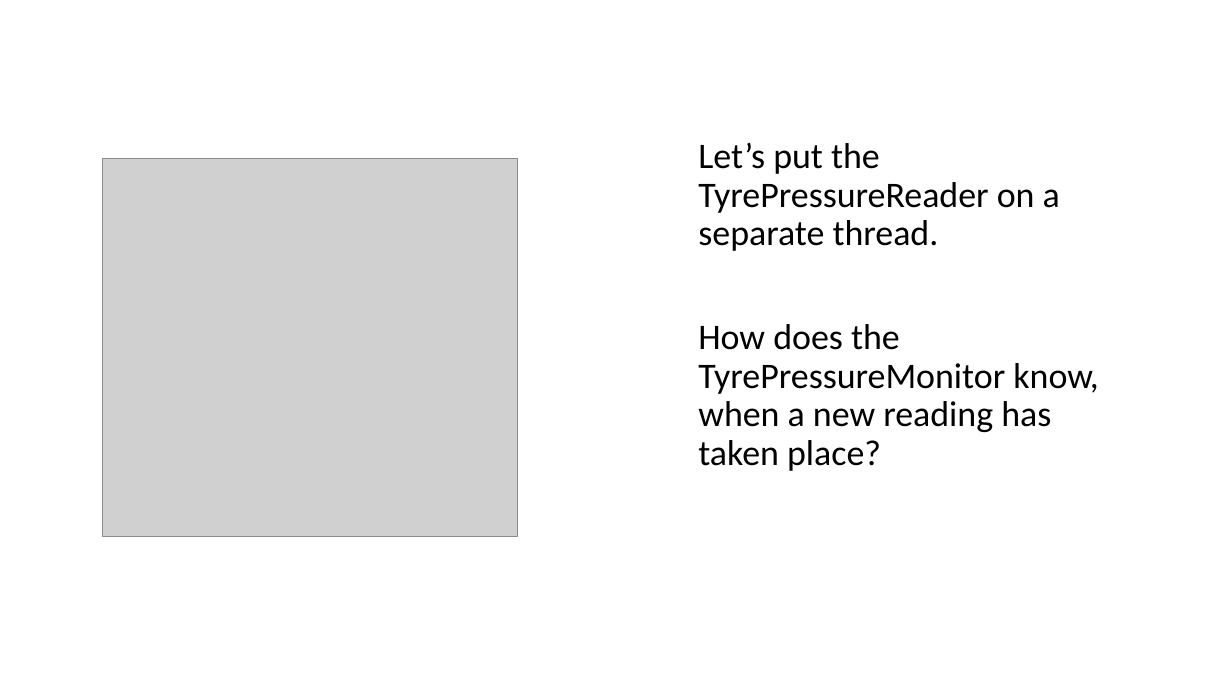
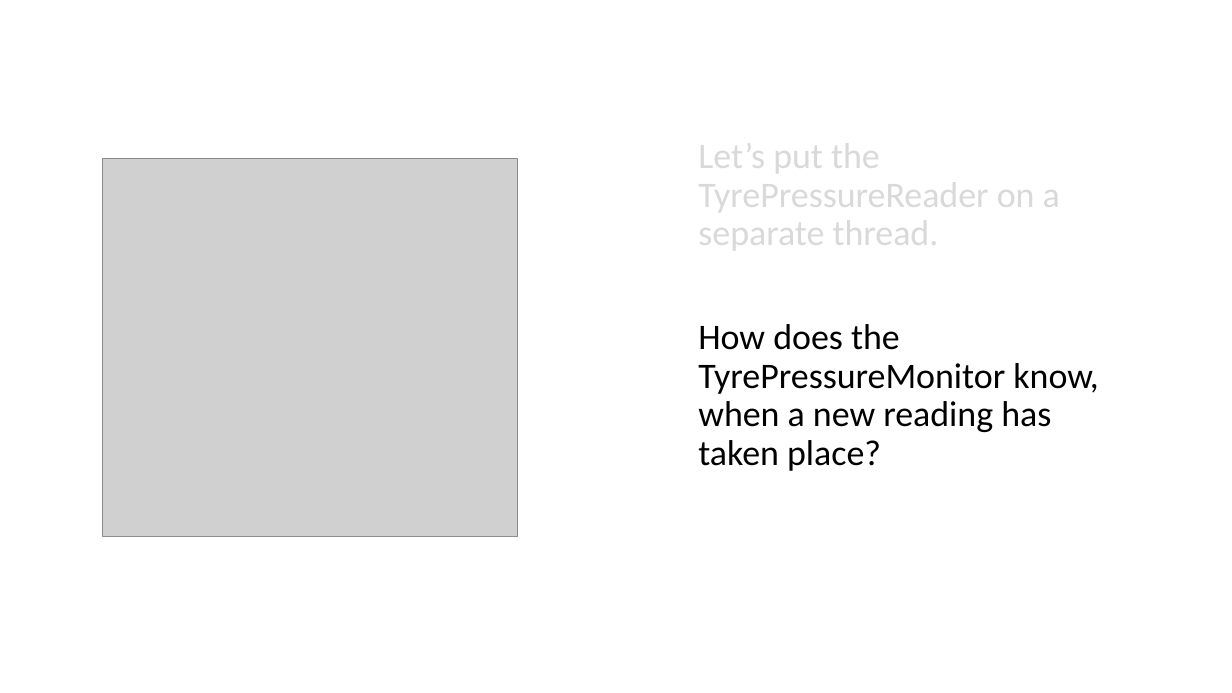
Before and after one commit to codesmurf/st3its3_teaching, a slide deck: slide 13 of 08 Thread Synchronization 2/Thread Synchronization pt 2.pptx (slide 8 before the commit). Drawn at 1232x693 pixels with LibreOffice and Linux fonts; fonts in the diff are those of the drawing; grey boxes stand for pictures. Boxes give left, top, right and bottom in pixels: in the first picture for what was removed or moved away, otherwise in the second. Text is boxed around its words. In the diff, an @@ line names an element or a change of style, - is before the commit and + after.

Commit message:
slides update to thread sync pt 2

```diff
--- a/08 Thread Synchronization 2/Thread Synchronization pt 2.pptx
+++ b/08 Thread Synchronization 2/Thread Synchronization pt 2.pptx
@@ text at <box>698,134,1060,256</box>: text colour #000000 to #D9D9D9 in "Let’s put the TyrePressureReader on a separate ..." @@
```
Also in this commit, not shown: 13 other slides changed, 19 slides added, 1 other file.
